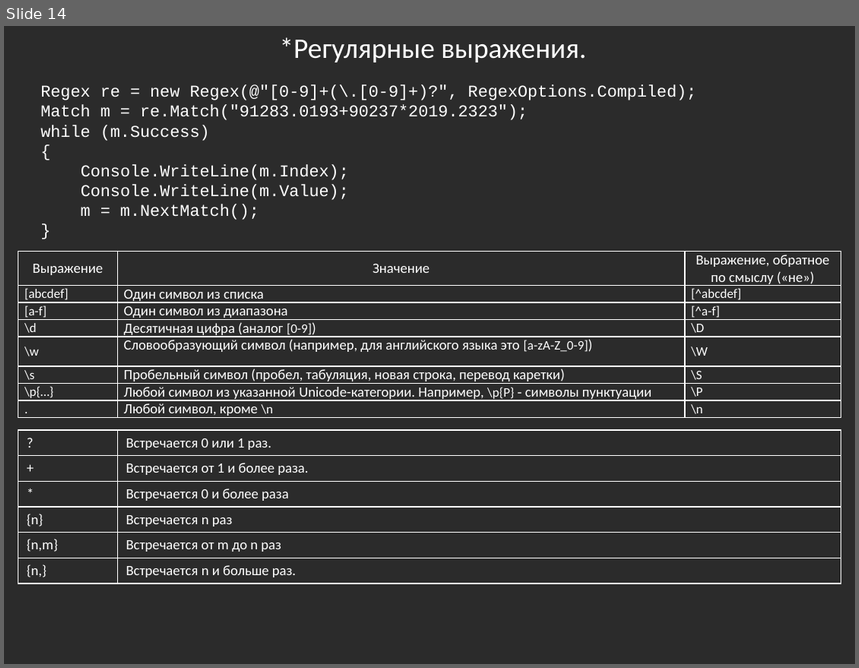
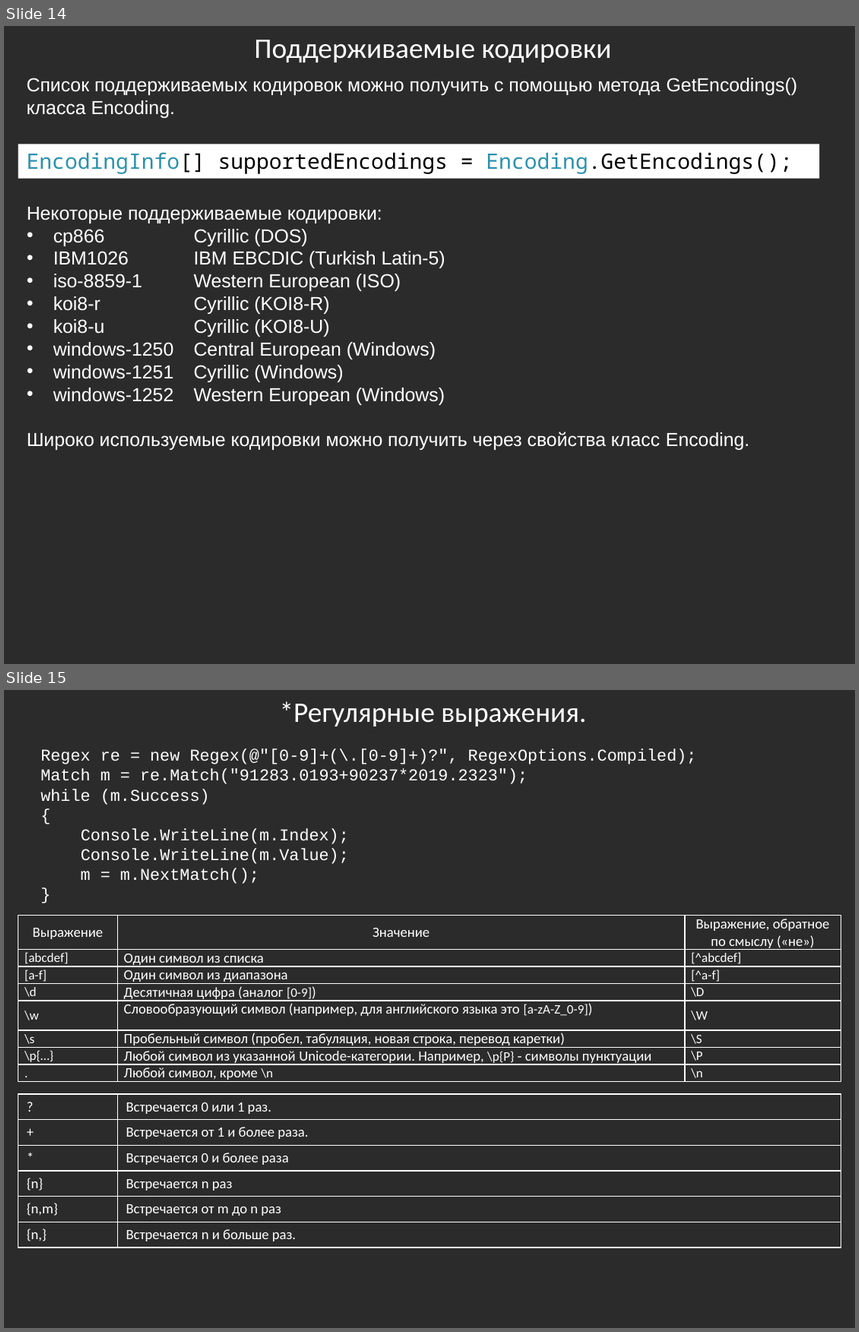
Before and after one commit to bazile/Training, a slide deck: Presentation/lesson-03.pptx. Shown one above the other, each under a label of ours: slide 14 before the commit, slides 14 and 15 after it. The pictures are 859x668 and 859x1332 pixels, drawn with LibreOffice and Linux fonts; fonts in the diff are those of the drawing; background and template pictures are left out; a plain dark background stands for a picture behind light text. Boxes give left, top, right and bottom in pixels: in the first picture for what was removed or moved away, otherwise in the second. Text is boxed around its words. In the diff, an @@ line names an element or a change of style, - is before the commit and + after.

Commit message:
About GetEncodings() method

```diff
--- a/Presentation/lesson-03.pptx
+++ b/Presentation/lesson-03.pptx
@@ slide 14 added at (4,26,855,664), background picture (left out) @@
@@ text added at (254,40,612,62), 24 pt, text #FFFFFF @@
+Поддерживаемые кодировки
@@ text added at (27,78,797,118), 16 pt, text #FFFFFF @@
+Список поддерживаемых кодировок можно получить с помощью метода GetEncodings() класса Encoding.
@@ rectangle added at (18,145,820,178), fill #FFFFFF, 18 pt, text #000000 @@
+EncodingInfo[] supportedEncodings = Encoding.GetEncodings();
@@ text added at (27,207,750,450), 16 pt, text #FFFFFF @@
+Некоторые поддерживаемые кодировки:
+• cp866 Cyrillic (DOS)
+• IBM1026 IBM EBCDIC (Turkish Latin-5)
+• iso-8859-1 Western European (ISO)
+• koi8-r Cyrillic (KOI8-R)
+• koi8-u Cyrillic (KOI8-U)
+• windows-1250 Central European (Windows)
+• windows-1251 Cyrillic (Windows)
+• windows-1252 Western European (Windows)
+Широко используемые кодировки можно получить через свойства класс Encoding.
@@ what was slide 14 is now slide 15 @@
```
Also in this commit, not shown: 1 slide changed.
